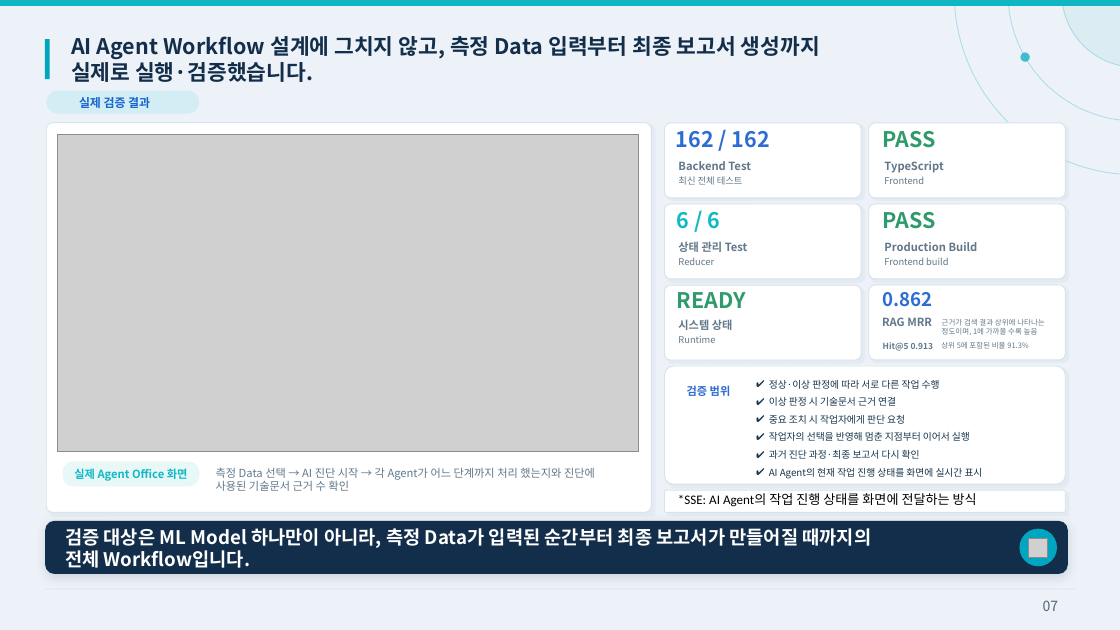
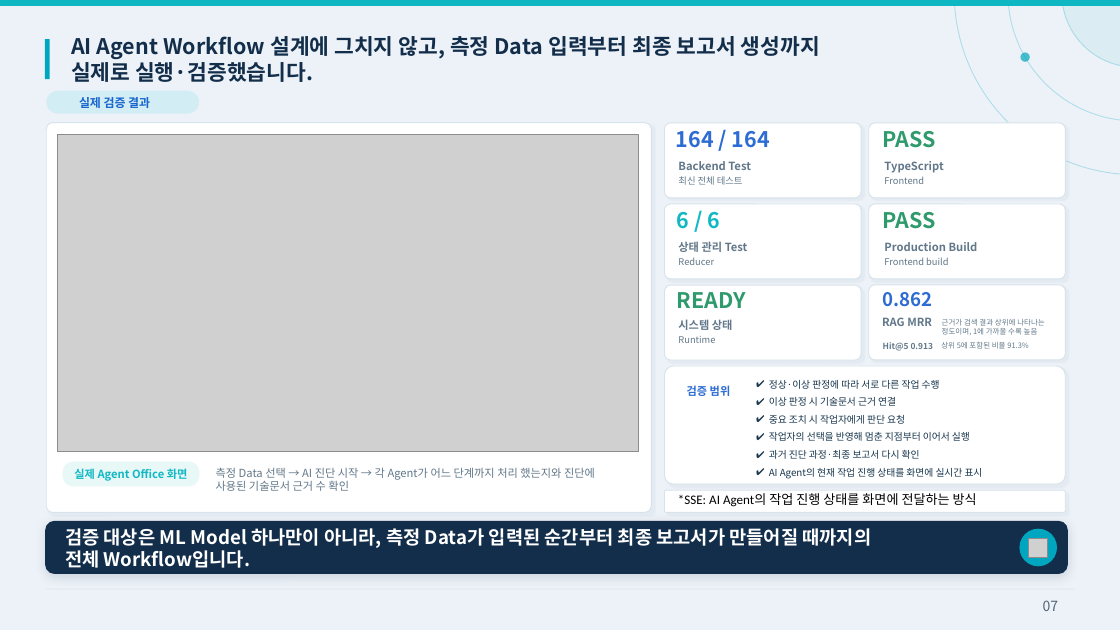
Before and after one commit to quantmichael/AI-Smart-Factory-Agent-Office, a slide deck: slide 7 of docs/04_최종_발표자료.pptx. Drawn at 1120x630 pixels with LibreOffice and Linux fonts; fonts in the diff are those of the drawing; grey boxes stand for pictures. Boxes give left, top, right and bottom in pixels: in the first picture for what was removed or moved away, otherwise in the second. Text is boxed around its words. In the diff, an @@ line names an element or a change of style, - is before the commit and + after.

Commit message:
Align final presentation and feedback evidence

```diff
--- a/docs/04_최종_발표자료.pptx
+++ b/docs/04_최종_발표자료.pptx
@@ text at <box>676,131,770,148</box>: text changed @@
-162 / 162
+164 / 164
```
Also in this commit, not shown: 4 other files.
